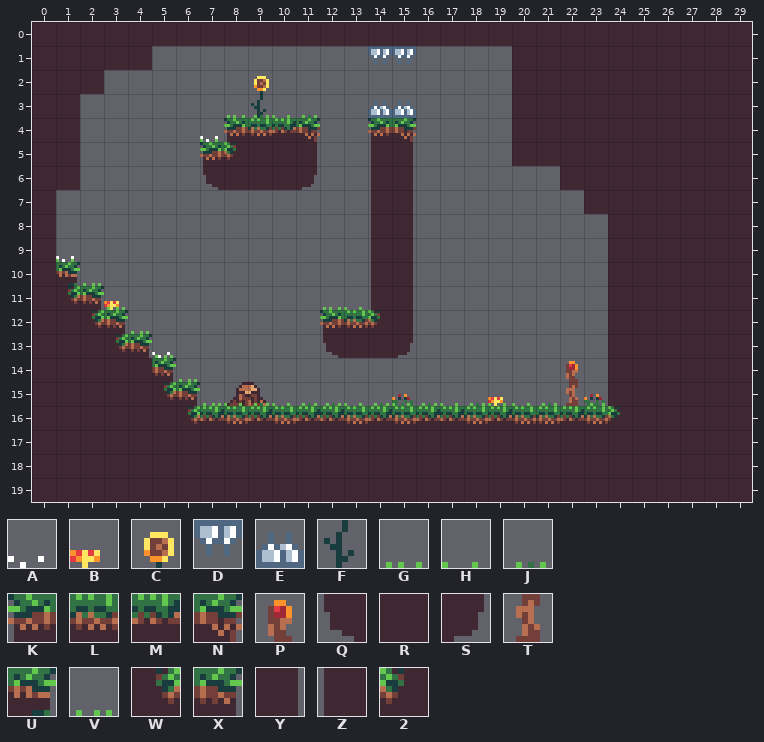
A Tiled map (JSON) gets an edit: map/1-7.json. The first picture shows the starting point.
Cells are 8x8 px. Shown: x 0..29, y 0..19.
Key: from "joined_together_in_a_tilemap-S": A 91, B 112, C 117, D 140 "Kill", E 141 "Kill", F 145, G 170, H 171, J 172, K 198 "Collision", L 199 "Collision", M 200 "Collision", N 203 "Collision", P 223 "Win", Q 226 "Collision", R 227 "Collision", S 231 "Collision", T 251 "Win", U 281 "Collision", V 282, W 309 "Collision", X 310 "Collision", Y 317 "Collision", Z 318 "Collision", 2 355 "Collision".
_ is an empty cell.
Layer "Background" before, first column x 0:
 0 RRRRRRRRRRRRRRRRRRRRRRRRRRRRRR
 1 RRRRR_________DD____RRRRRRRRRR
 2 RRR_________________RRRRRRRRRR
 3 RR______GJHJ__EE____RRRRRRRRRR
 4 RR_____HKLMN__KN____RRRRRRRRRR
 5 RR_____K2RRY__ZY____RRRRRRRRRR
 6 RR_____QRRRS__ZY______RRRRRRRR
 7 R_____________ZY_______RRRRRRR
 8 R_____________ZY________RRRRRR
 9 RH____________ZY________RRRRRR
10 RUV___________ZY________RRRRRR
11 RWXV________GHZY________RRRRRR
12 RRWXV_______KL2Y________RRRRRR
13 RRRWXV______QRRS________RRRRRR
14 RRRRRXV_______________P_RRRRRR
15 RRRRRWXVHJHJJHJHJHJHHJTJRRRRRR
Now the later version:
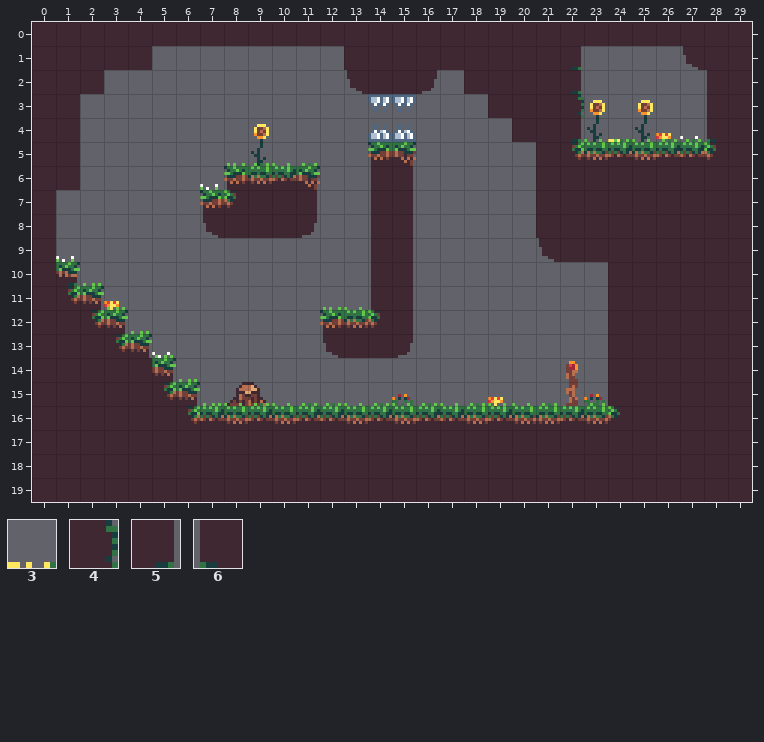
Further tiles: from "joined_together_in_a_tilemap-S": 3 89, 4 224 "Collision", 5 252 "Collision", 6 300 "Collision".
Author's note on the commit: Improve level 7 to make it a bit easier
The edit:
Layer "Embelishments":
The author put tile 3 in row 4 at x 24.
The author put tile A in row 4 at x 27; in row 6 at x 7.
The author put tile B in row 4 at x 26.
The author put tile C in row 3 at x 23 and 25; in row 4 at x 9.
The author put tile F in row 4 at x 23 and 25; in row 5 at x 9.
Tile A is removed in row 4 at x 7.
Tile C is removed in row 2 at x 9.
Tile F is removed in row 3 at x 9.
Layer "Background":
Tile R becomes tile 2 in row 5 at x 28.
The author put tile 2 in row 7 at x 8.
Tile R becomes tile 4 in row 3 at x 22.
Tile R becomes tile 5 in rows 1 to 2 at x 22; in row 4 at x 22.
Tile R becomes tile 6 in row 4 at x 28.
Tile E becomes tile D in row 3 at x 14 to 15.
Tile K becomes tile E in row 4 at x 14.
Tile N becomes tile E in row 4 at x 15.
Tile 2 becomes tile G in row 5 at x 8.
Tile Q becomes tile H in row 6 at x 7.
Tile R becomes tile H in row 4 at x 23 and 25; in row 5 at x 10.
Tile R becomes tile J in row 4 at x 24 and 26 to 27; in row 5 at x 9.
Tile Y becomes tile J in row 5 at x 11.
Tile R becomes tile K in row 6 at x 8.
Tile Z becomes tile K in row 5 at x 14.
The author put tile K in row 7 at x 7.
Tile R becomes tile L in row 5 at x 23 and 25; in row 6 at x 9.
Tile R becomes tile M in row 5 at x 24 and 26 to 27; in row 6 at x 10.
Tile S becomes tile N in row 6 at x 11.
Tile Y becomes tile N in row 5 at x 15.
Tile R becomes tile Q in row 1 at x 27.
The author put tile Q in row 2 at x 13; in row 8 at x 7; in row 9 at x 21.
Tile D becomes tile R in row 1 at x 14 to 15.
The author put tile R in row 1 at x 13 and 16 to 19; in row 2 at x 14 to 15 and 18 to 19; in row 3 at x 19; in row 6 at x 21; in row 7 at x 9 to 10 and 21 to 22; in row 8 at x 8 to 10 and 21 to 23.
The author put tile R in row 9 at x 22 to 23.
The author put tile S in row 2 at x 16; in row 8 at x 11.
Tile R becomes tile W in row 5 at x 22.
The author put tile Y in row 7 at x 11.
Tile R becomes tile Z in rows 2 to 3 at x 28.
Tile G is removed in row 3 at x 8.
Tile H is removed in row 3 at x 10; in row 4 at x 7.
Tile J is removed in row 3 at x 9 and 11.
Tile K is removed in row 4 at x 8; in row 5 at x 7.
Tile L is removed in row 4 at x 9.
Tile M is removed in row 4 at x 10.
Tile N is removed in row 4 at x 11.
Tile R is removed in row 1 at x 23 to 26; in rows 2 to 3 at x 23 to 27; in row 5 at x 20.
Boxes around the changes in both pictures, in picture pixels (x1, y1, x2, y2):
changed: (344, 46, 512, 166)
changed: (512, 46, 716, 262)
changed: (200, 76, 320, 238)
